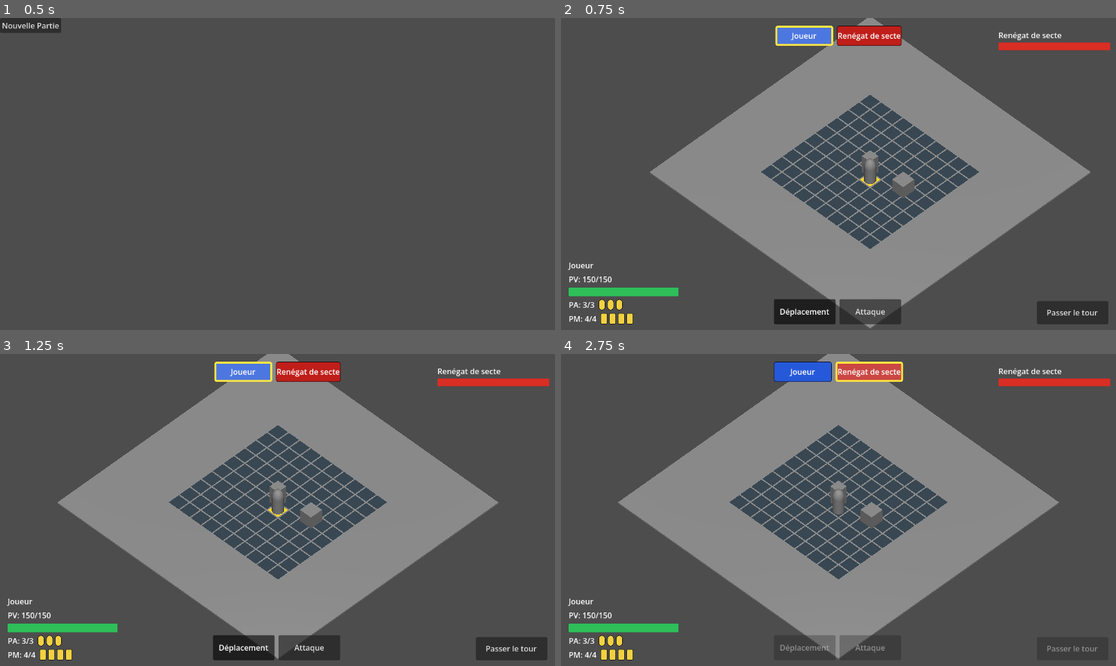
Above: before the commit, frames 1-4 (two rows, left to right).
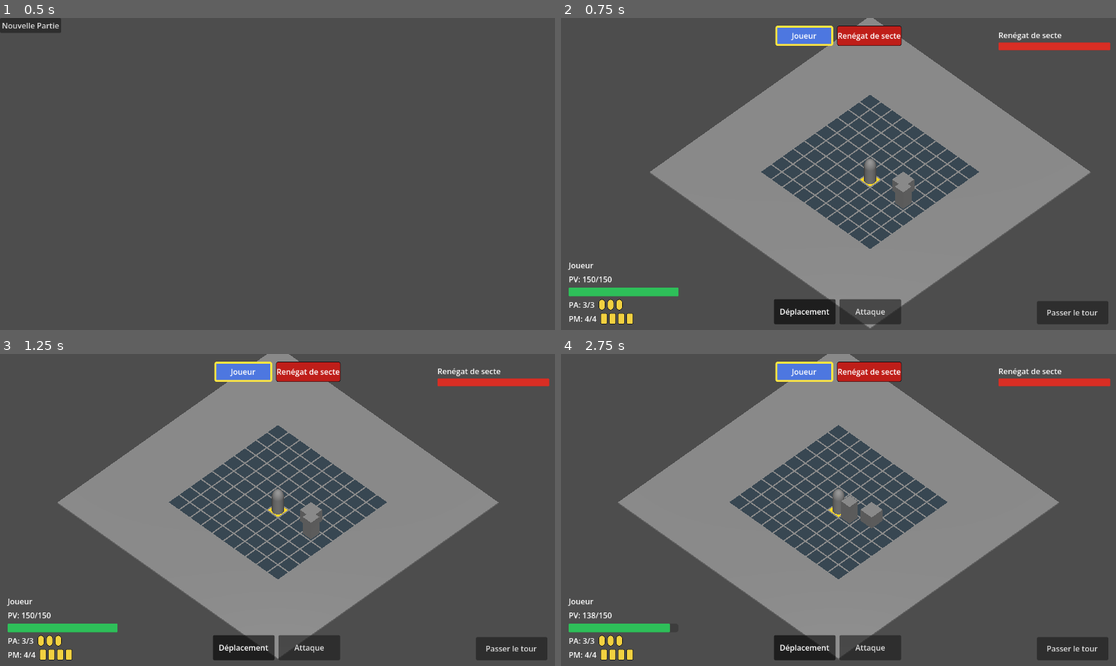
Above: after the commit, the same moments.

Repository: sillpct/lagoutte
Game: Godot game, scene res://scenes/main/main.tscn
Same seed, same stepped clock (60 frames per second), same inputs: the game is played once before the commit and once after it.
Inputs (mouse positions are in pixels of both pictures, inside the frame that each line leads up to):
- Up to frame 1 (0.5 s): no input
- Up to frame 2 (0.75 s): click "Nouvelle Partie" at 0.5 s
- Up to frame 3 (1.25 s): no input
- Up to frame 4 (2.75 s): tap Enter (ui_accept) at 1.25, 1.52, 2.27 s; move the mouse to (960, 494) at 1.27 s; hold Right (ui_right) 1.28-2.03 s; hold T (end_turn) 1.28-2.03 s; click (960, 494) at 1.42 s; move the mouse to (727, 525) at 2.02 s; hold Down (ui_down) from 2.03 s (still down); tap E (interact) at 2.1 s; click (727, 525) at 2.17 s

Frame 1 is identical in both runs. In frame 2, 0.2% of the frame differs, in the area x 54-64%, y 42-62%; in frame 3, 0.2%; in frame 4, 2.8%, in the area x 4-97%, y 2-98%.
Error before the commit: Parse Error: Cannot infer the type of "clicked_world_position" variable because the value doesn't have a set type. (res://scenes/combat/combat_attack.gd:48)

Commit message:
Update combat_movement.gd

Diff:
--- a/scenes/combat/combat_movement.gd
+++ b/scenes/combat/combat_movement.gd
@@ -88,7 +88,7 @@
 
 	if cursor_delta == Vector2i.ZERO:
 		return
-	if is_neutral_mode_active() or is_movement_mode_active():
+	if is_neutral_mode_active() or is_movement_mode_active() or is_attack_mode_active():
 		return
 
 	_move_cursor(cursor_delta)
@@ -106,7 +106,7 @@
 	_refresh_display()
 
 func _update_cursor_from_mouse(mouse_position: Vector2) -> void:
-	var world_position := _get_world_position_from_mouse(mouse_position)
+	var world_position := get_world_position_from_mouse(mouse_position)
 	if world_position == INVALID_WORLD_POSITION:
 		return
 
@@ -122,7 +122,7 @@
 	cursor_cell = cell
 	_refresh_display()
 
-func _get_world_position_from_mouse(mouse_position: Vector2) -> Vector3:
+func get_world_position_from_mouse(mouse_position: Vector2) -> Vector3:
 	var camera := get_viewport().get_camera_3d()
 	if camera == null:
 		return INVALID_WORLD_POSITION
@@ -230,9 +230,6 @@
 			movement_target_world = active_unit.global_position
 			cursor_cell = grid.world_to_cell(active_unit.global_position)
 			_refresh_display()
-		PlayerCombatMode.ATTACK:
-			if combat_attack != null and combat_attack.has_method("refresh_attack_cells"):
-				combat_attack.refresh_attack_cells()
 	mode_changed.emit(current_mode)
 
 func set_neutral_mode() -> void:
